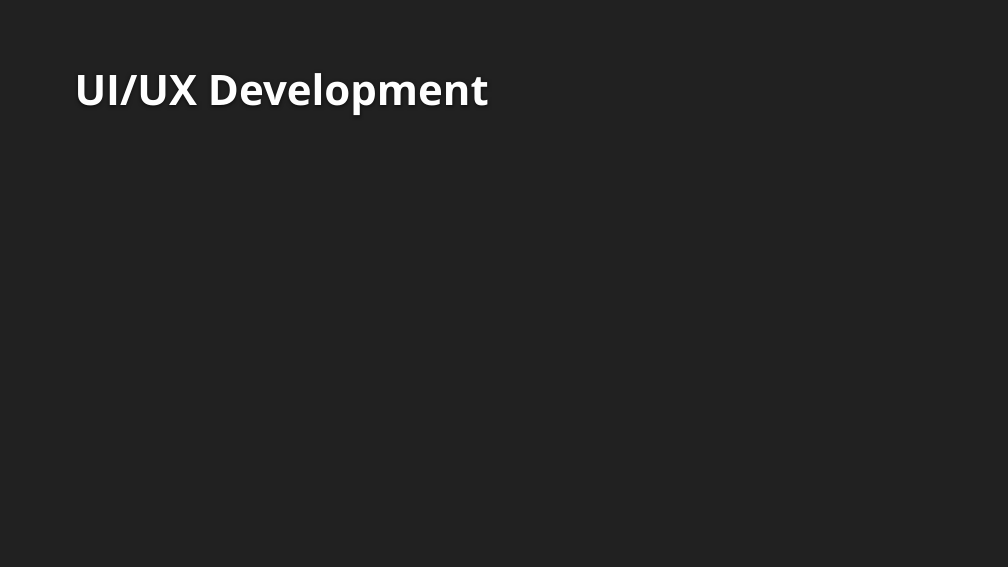
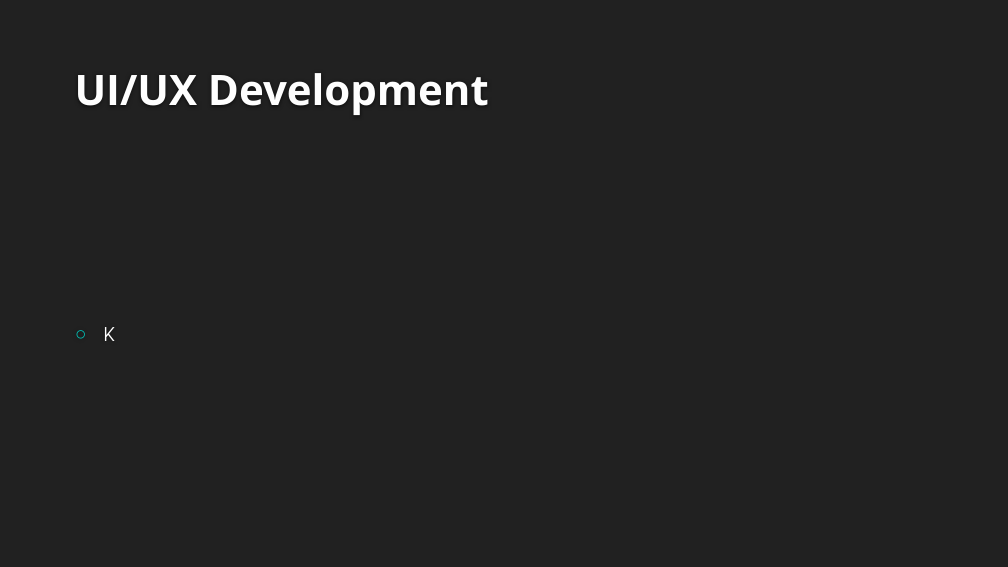
Before and after one commit to AbhilashRN/Walrus, a slide deck: slide 8 of Walrus.pptx. Drawn at 1008x567 pixels with LibreOffice and Linux fonts; fonts in the diff are those of the drawing; background and template pictures are left out. Boxes give left, top, right and bottom in pixels: in the first picture for what was removed or moved away, otherwise in the second. Text is boxed around its words. In the diff, an @@ line names an element or a change of style, - is before the commit and + after.

```diff
--- a/Walrus.pptx
+++ b/Walrus.pptx
@@ text added at (x1=104, y1=327, x2=115, y2=341), 18 pt, text #FFFFFF @@
+○ K
```
Also in this commit, not shown: 2 other slides changed.
